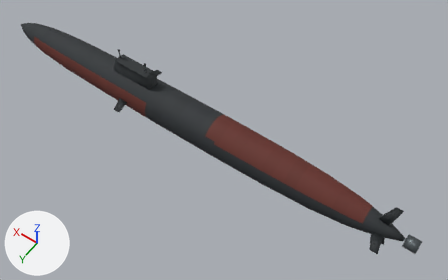
What one commit did to the FBX model SilentDepth_Assets/Submarines/SSN/USA/Virginia/FBX/US_SSN_Virginia_LOD2.fbx.
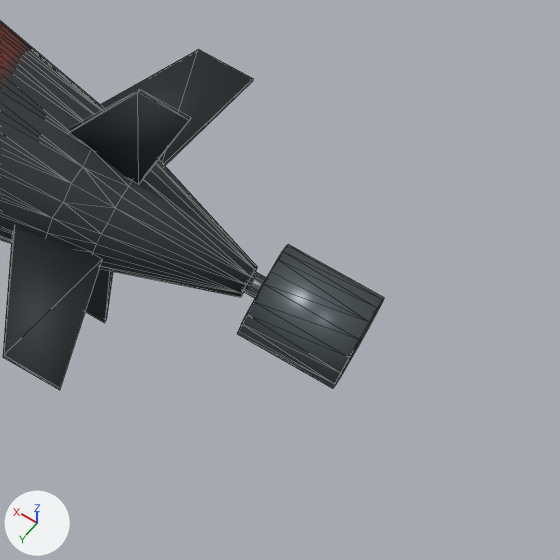
There are two pictures of each version: one whole from a camera (50 mm lens) standing at (-64.0, 73.7, 115.3) and looking at (-11.1, -0.3, -1.0), one close up on the part from 82% to 100% of the width and 72% to 99% of the height. Arrows for +X, +Y and +Z are at lower left; the lights stay in place. The older version's two pictures come first. The close-ups show mesh edges as thin lines. Vertices at exactly the same position are counted once.

In view in the first close-up: 'US_SSN_Virginia_LOD2'.
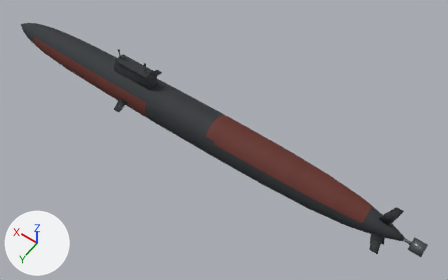
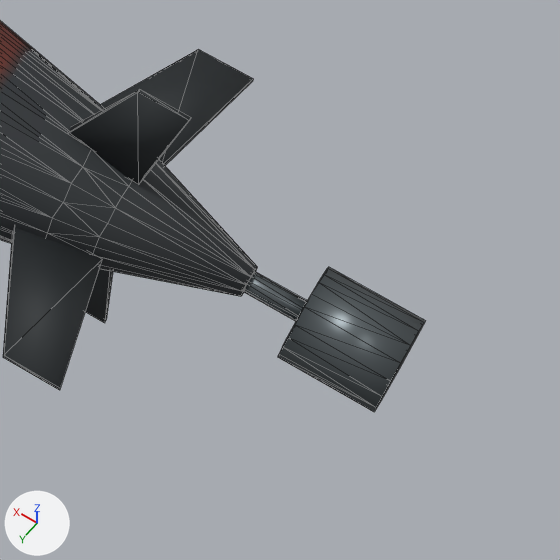
The change in detail:
me_hull_003 is used by ob_us_ssn_virginia_lod2; location (0.0, 0.0, 0.0).
me_hull_003 had 1180 vertices, 2212 faces and spanned x -60.9..57.5, y -8.3..8.3, z -5.9..11.4.
me_hull_003 now has 1180 vertices, 2212 faces and spans x -62.2..57.5, y -8.3..8.3, z -5.9..11.4.
me_hull_003 part 1: the loose piece of 36 vertices spanning x -60.9..-57.9, y -1.5..1.5, z -1.5..1.5 is moved by (-1.3, 0.0, 0.0).
me_hull_003 part 2: 2 vertices moved within x -57.5, y 0.1..0.5, z -0.5..0.1; 26 vertices removed from x -60.4..-53.4, y -1.1..1.9, z -1.8..1.0; 8 vertices added at x -57.5..-53.4, y -1.2..1.9, z -1.7..0.9.
Other edits to the shape of me_hull_003 do not show in these pictures.

Location of each change, [x1, y1, x2, y2] in pixels of the close-ups (560 x 560 px; the box of a moved part takes in the faces that stretch with it):
'US_SSN_Virginia_LOD2', reshaped: before [0, 21, 384, 390]; after [0, 21, 426, 412]
part 1 of me_hull_003, moved or reshaped: before [237, 244, 384, 389]; after [278, 267, 426, 412]
part 2 of me_hull_003, reshaped: before [45, 202, 255, 297]; after [45, 202, 255, 296]
